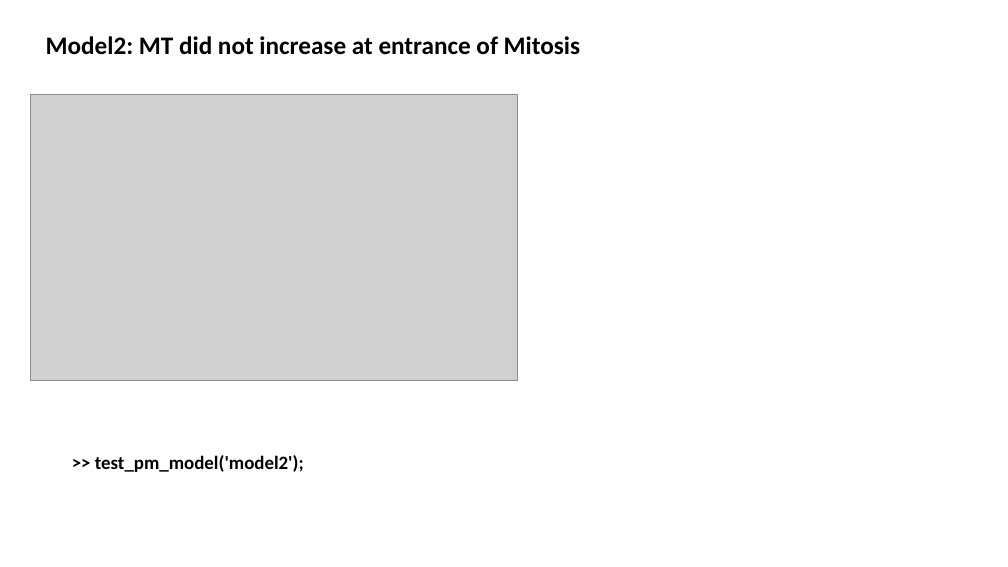
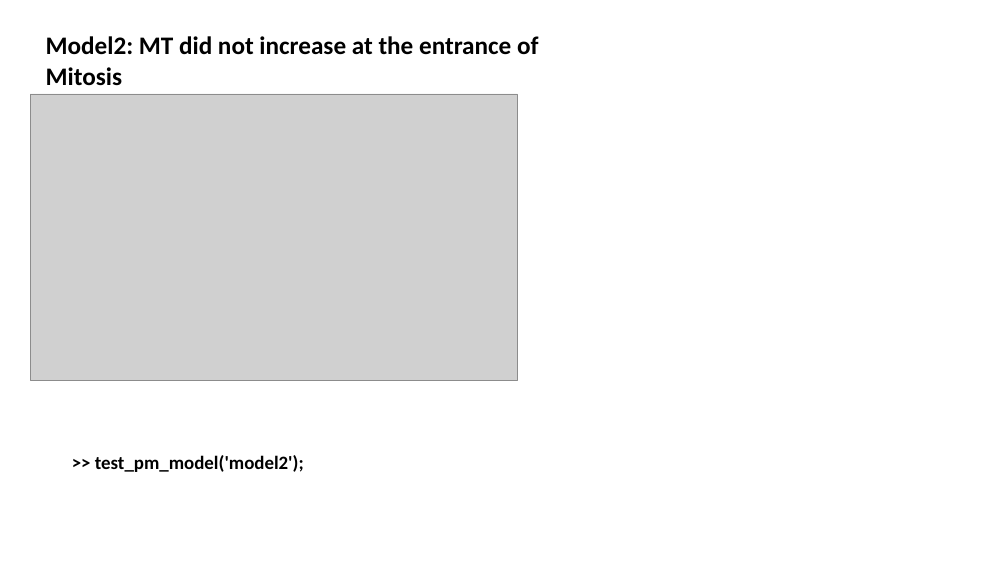
Before and after one commit to lu6007/fluocell, a slide deck: slide 8 of app/model/result_0211_2017.pptx (slide 5 before the commit). Drawn at 1008x567 pixels with LibreOffice and Linux fonts; fonts in the diff are those of the drawing; grey boxes stand for pictures. Boxes give left, top, right and bottom in pixels: in the first picture for what was removed or moved away, otherwise in the second. Text is boxed around its words. In the diff, an @@ line names an element or a change of style, - is before the commit and + after.

Commit message:
Modified model for Qin's paper, and miner modifications to fluocell

```diff
--- a/app/model/result_0211_2017.pptx
+++ b/app/model/result_0211_2017.pptx
@@ text at box(46, 36, 539, 86): text changed @@
-Model2: MT did not increase at entrance of Mitosis
+Model2: MT did not increase at the entrance of Mitosis
```
Also in this commit, not shown: 3 other slides changed, 4 slides added, 9 other files.
